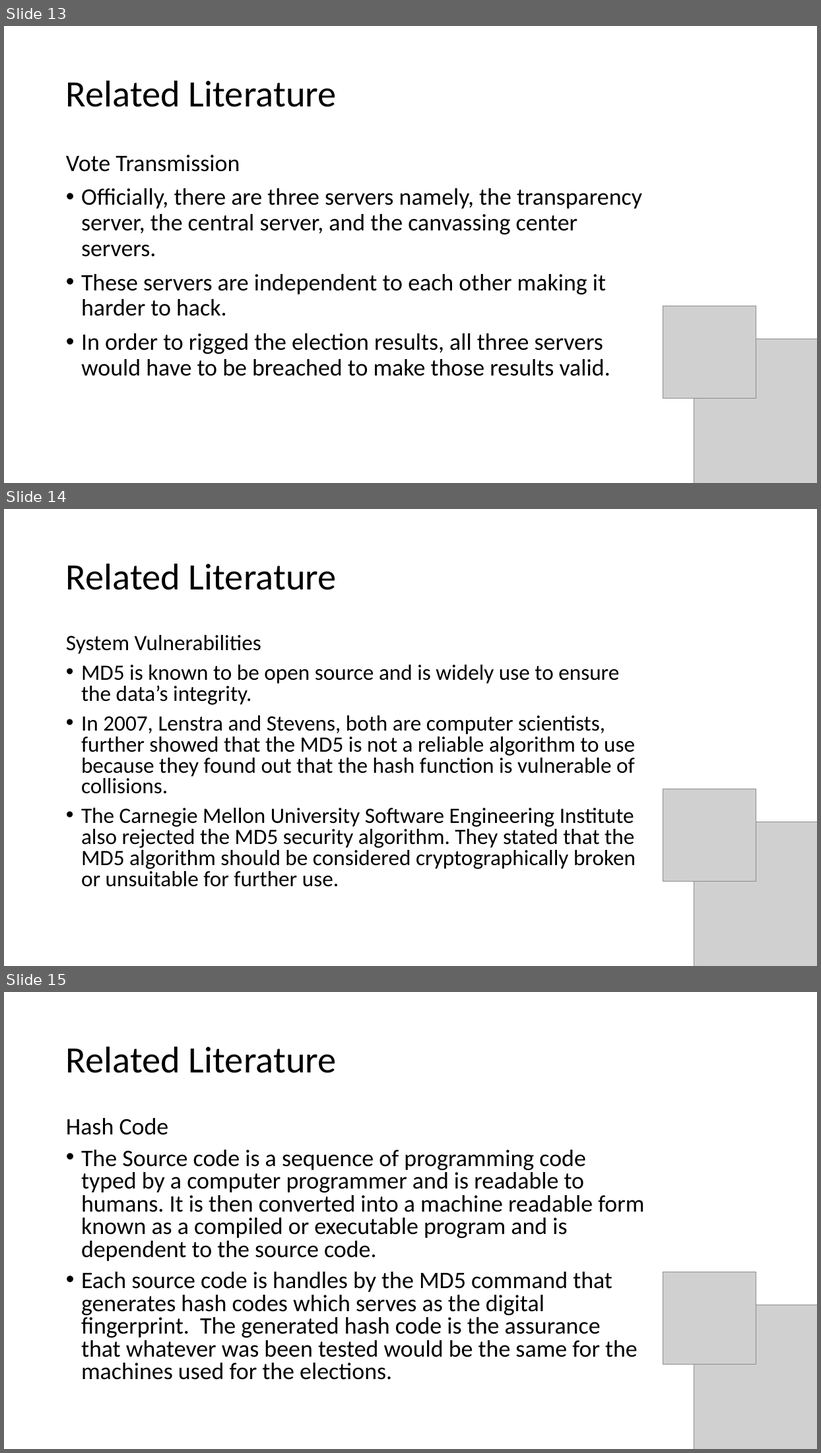
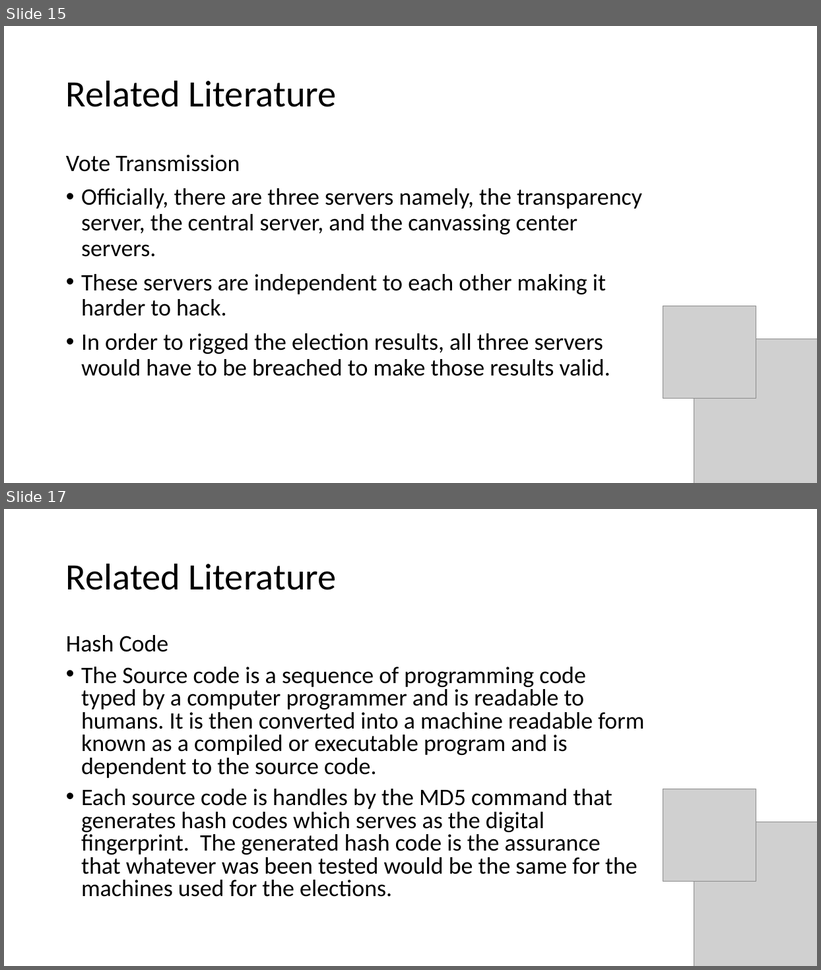
Before and after one commit to seans888/Project---Automate-Election, a slide deck: Documentation/Finals_Sysadd1.pptx. Shown one above the other, each under a label of ours: slides 13, 14 and 15 before the commit, slides 15 and 17 after it; the slides between them are not shown. The pictures are 821x1453 and 821x970 pixels, drawn with LibreOffice and Linux fonts; fonts in the diff are those of the drawing; grey boxes stand for pictures. Boxes give left, top, right and bottom in pixels: in the first picture for what was removed or moved away, otherwise in the second. Text is boxed around its words. In the diff, an @@ line names an element or a change of style, - is before the commit and + after.

```diff
--- a/Documentation/Finals_Sysadd1.pptx
+++ b/Documentation/Finals_Sysadd1.pptx
@@ slide 14 removed at [4,509,817,966], background #FFFFFF @@
@@ title removed at [66,563,337,590] @@
-Related Literature
@@ text removed at [66,635,636,887] @@
-System Vulnerabilities
-• MD5 is known to be open source and is widely use to ensure the data’s integrity.
-• In 2007, Lenstra and Stevens, both are computer scientists, further showed that the MD5 is not a reliable algorithm to use because they found out that the hash function is vulnerable of collisions.
-• The Carnegie Mellon University Software Engineering Institute also rejected the MD5 security algorithm. They stated that the MD5 algorithm should be considered cryptographically broken or unsuitable for further use.
@@ picture removed at [663,789,756,882] @@
@@ picture removed at [694,823,817,966] @@
@@ what was slide 13 is now slide 15 @@
@@ what was slide 15 is now slide 17 @@
```
Also in this commit, not shown: 5 slides changed, 2 slides added.
